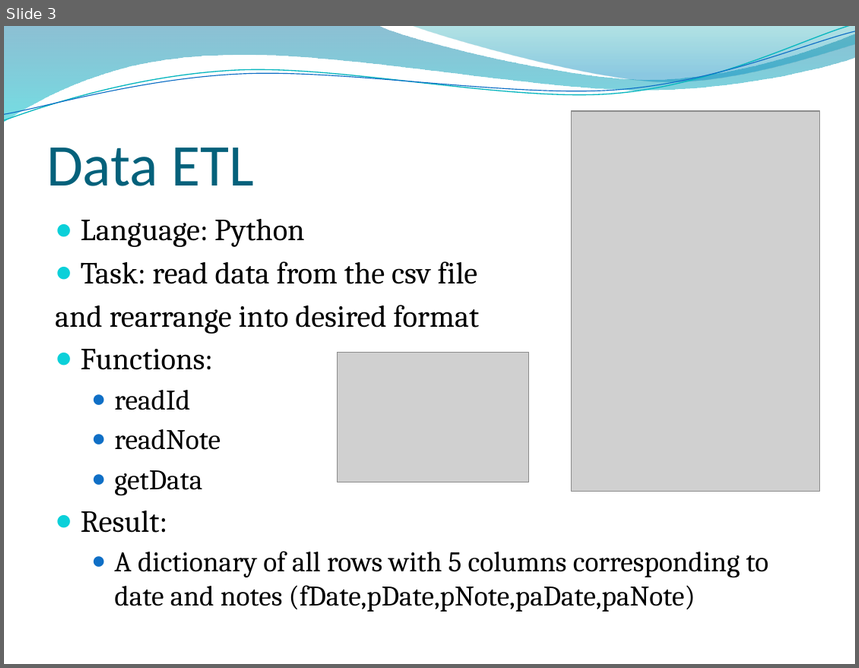
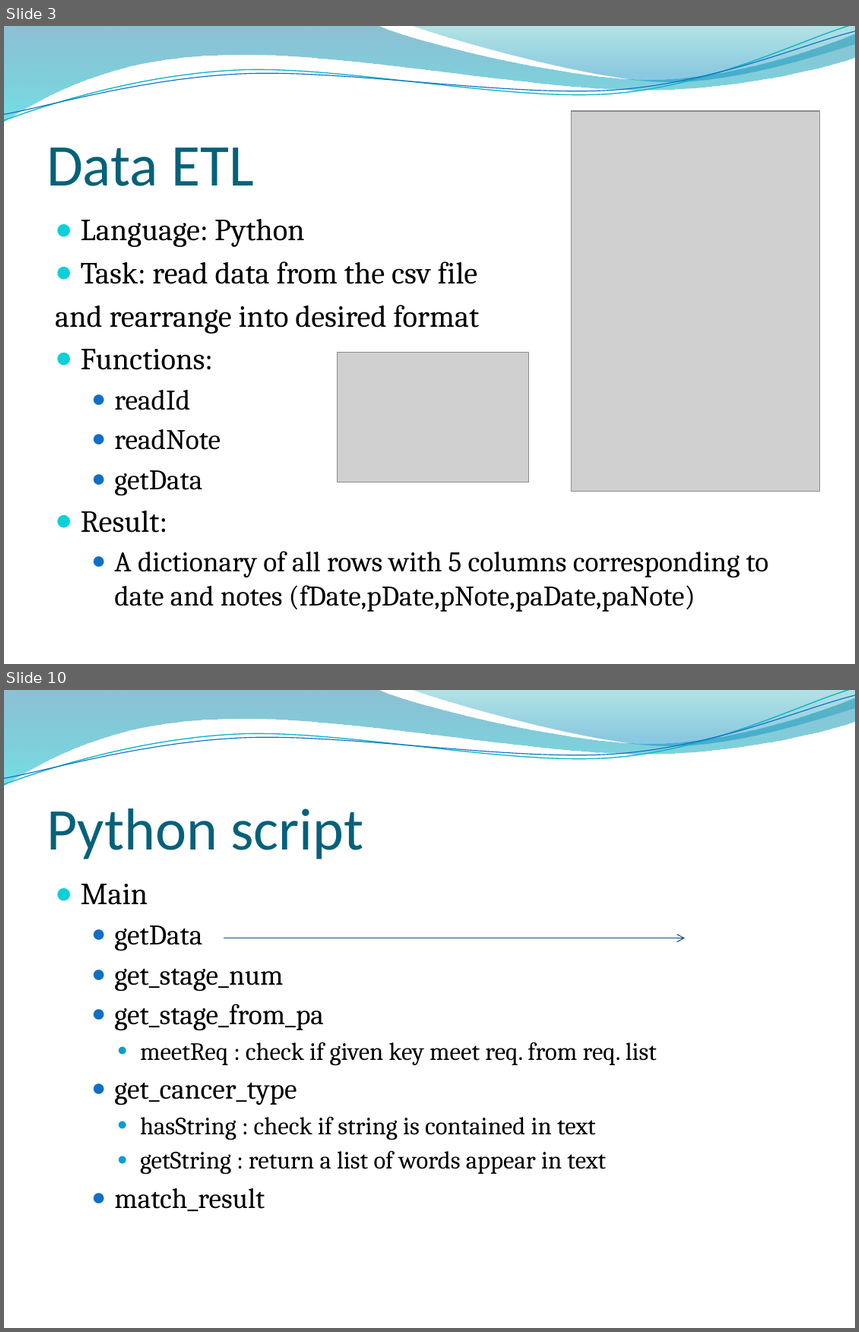
Before and after one commit to leoliu1221/EDW_intern, a slide deck: colon2Filter.pptx. Shown one above the other, each under a label of ours: slide 3 before the commit, slides 3 and 10 after it; the slides between them are not shown. The pictures are 859x668 and 859x1332 pixels, drawn with LibreOffice and Linux fonts; fonts in the diff are those of the drawing; grey boxes stand for pictures; background and template pictures are left out. Boxes give left, top, right and bottom in pixels: in the first picture for what was removed or moved away, otherwise in the second. Text is boxed around its words. In the diff, an @@ line names an element or a change of style, - is before the commit and + after.

```diff
--- a/colon2Filter.pptx
+++ b/colon2Filter.pptx
@@ slide 10 added at (4, 690, 855, 1328), background picture (left out); not listed: 4 template elements that a slide beside it also shows @@
@@ title added at (47, 809, 363, 859), 50 pt, text #04617B @@
+Python script
@@ text added at (81, 884, 657, 1212), 21 pt, text #000000 @@
+● Main
+  ● getData
+  ● get_stage_num
+  ● get_stage_from_pa
+    ● meetReq : check if given key meet req. from req. list
+  ● get_cancer_type
+    ● hasString : check if string is contained in text
+    ● getString : return a list of words appear in text
+  ● match_result
@@ arrow added from (224, 939) to (685, 939), #095295 0.75 pt @@
```
Also in this commit, not shown: 7 slides changed, 3 other slides added, 2 slides removed, 1 other file.
